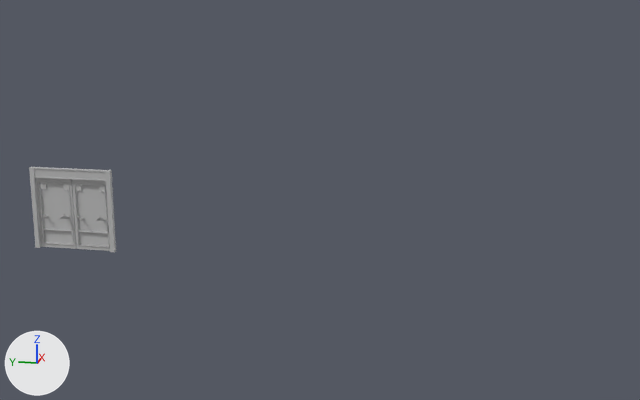
A saved change to the FBX model PFB_ANSART_GOY_KODRA/Assets/_FBX/porte_couloir.fbx.
Camera for both pictures: a 50 mm lens placed at (-49.09, 16.16, 8.32), pointed at (-26.64, 20.65, 2.71). Lighting does not change. The marker at lower left points along +X, +Y and +Z. Where no turn or scale is listed for an object, it has been applied to the vertices.
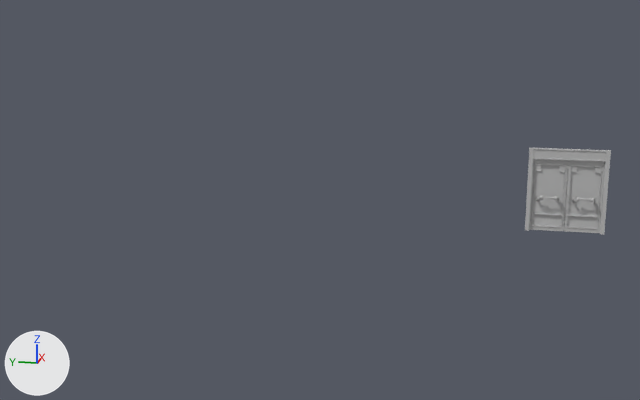
Boxes [x1, y1, x2, y2] around the edits, measured in the pictures (640 x 400 px):
'polySurface350', reshaped, moved: before [29, 167, 116, 252]; after [525, 148, 611, 235]
'pCylinder110', added: after [576, 197, 595, 202]
'pCylinder111', added: after [539, 195, 558, 200]

The change in detail:
me_mesh is used by ob_polysurface350; location (-28.28, 26.93, 2.54).
me_mesh had 1146 vertices, 1114 faces and spanned x -0.19..0.19, y -1.12..1.12, z -1.09..1.09.
me_mesh now has 1146 vertices, 1114 faces and spans x -0.19..0.19, y -1.04..1.04, z -1.14..1.14.
me_mesh part 1: 234 of 1146 vertices moved; they spanned x -0.04..0.12, y -1.12..1.12, z -1.09..1.09 and now span x -0.04..0.12, y -1.04..1.04, z -1.14..1.14; mean shift (0.0, 0.0, -0.02); largest move (0.07, 0.94, -0.69) -> (0.07, 0.87, -0.78).
Mesh me_mesh_002 is new.
It has 126 vertices, 133 faces and spans x -0.061..0.061, y -0.247..0.247, z -0.061..0.061.
It uses material mat_lambert1 (grey #bcbcbc).
Mesh me_mesh_001 is new.
It has 126 vertices, 133 faces and spans x -0.061..0.061, y -0.247..0.247, z -0.061..0.061.
It uses material mat_lambert1 (grey #bcbcbc).
Object 'polySurface350' (ob_polysurface350) moves from (-28.28, 26.93, 2.54) to (-24.97, 14.22, 2.86).
Object 'pCylinder111' (ob_pcylinder111) is new; it shows me_mesh_002.
Its location is (-25.08, 14.68, 2.68).
Object 'pCylinder110' (ob_pcylinder110) is new; it shows me_mesh_001.
Its location is (-25.08, 13.75, 2.68).
